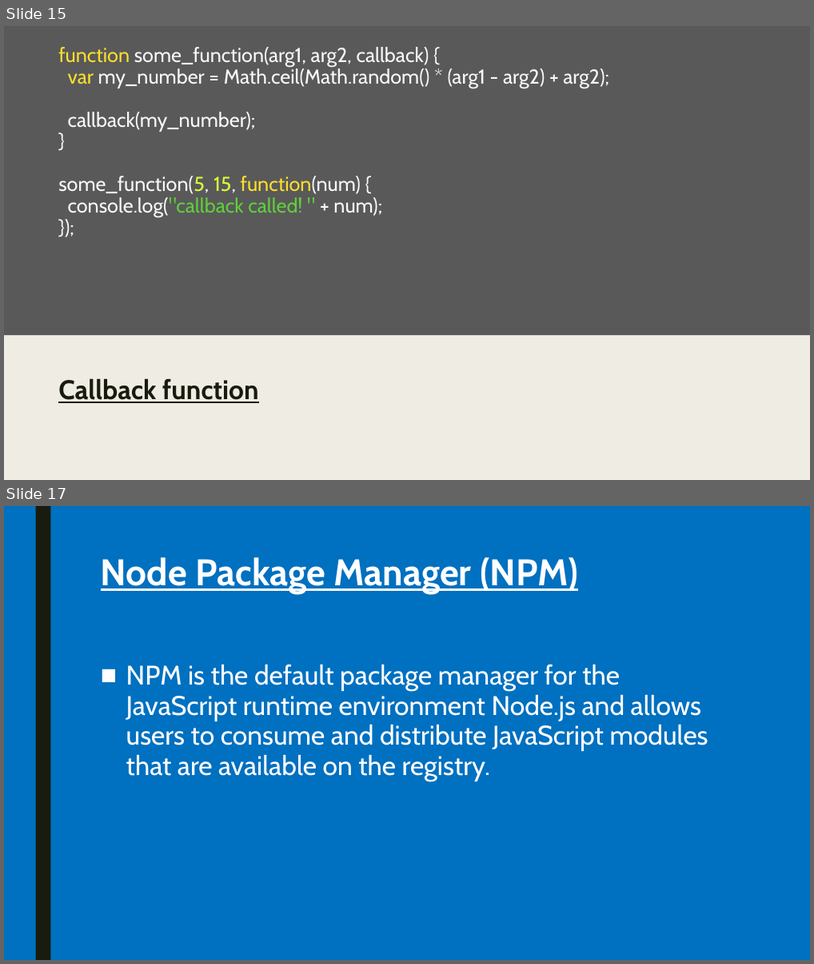
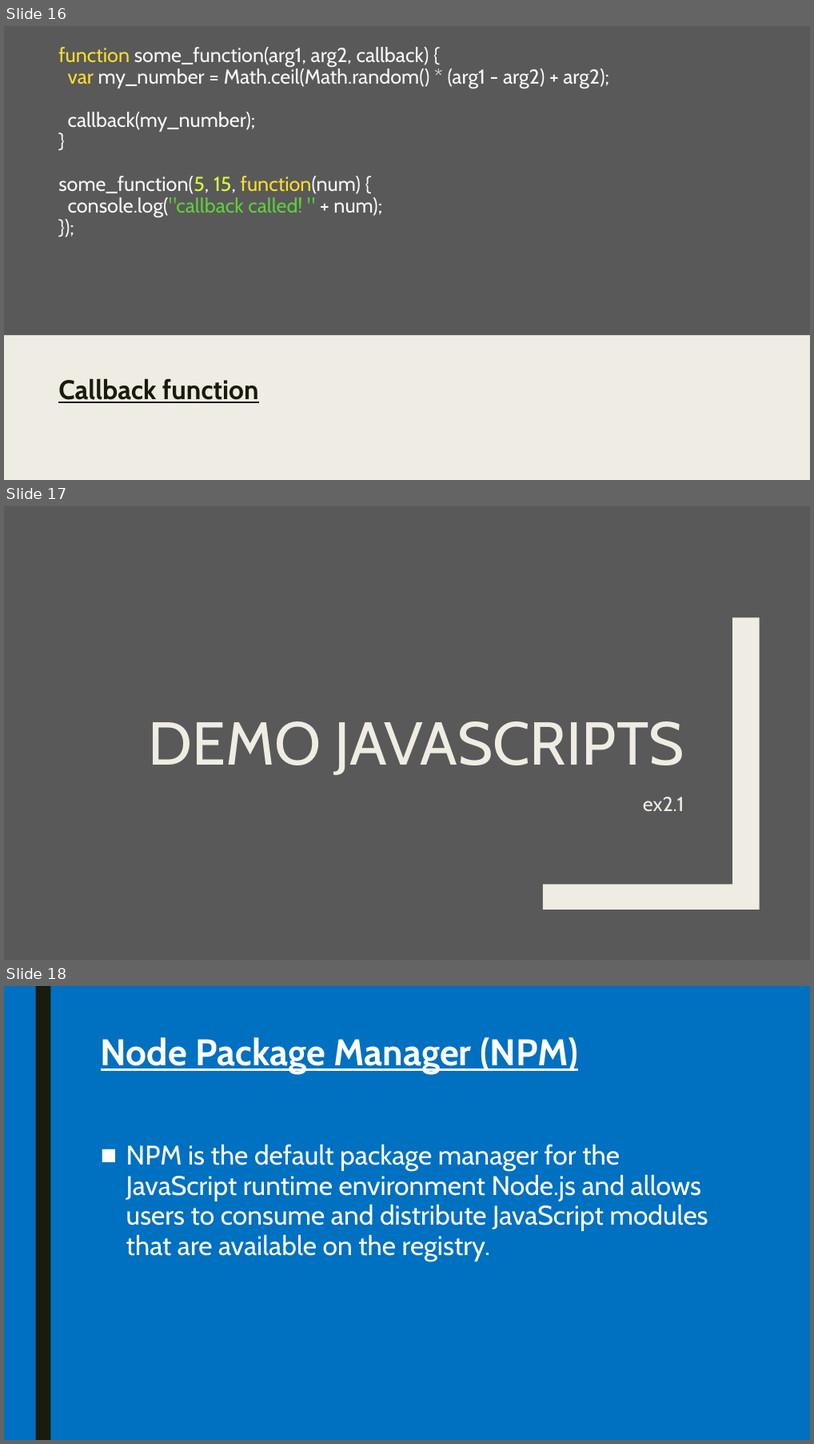
Before and after one commit to pkyurkchiev/mean-stack, a slide deck: presentations/nodeJS.pptx. Shown one above the other, each under a label of ours: slides 15 and 17 before the commit, slides 16, 17 and 18 after it; the slides between them are not shown. The pictures are 814x964 and 814x1444 pixels, drawn with LibreOffice and Linux fonts; fonts in the diff are those of the drawing. Boxes give left, top, right and bottom in pixels: in the first picture for what was removed or moved away, otherwise in the second. Text is boxed around its words. In the diff, an @@ line names an element or a change of style, - is before the commit and + after.

```diff
--- a/presentations/nodeJS.pptx
+++ b/presentations/nodeJS.pptx
@@ slide 17 added at (4, 506, 810, 960), background #595959 @@
@@ freeform shape added at (544, 617, 760, 909), fill #EFEDE3 @@
@@ title added at (149, 721, 684, 775), 72 pt, text #EFEDE3 @@
+DEMO JAVASCRIPTS
@@ text added at (643, 796, 685, 811), 24 pt, text #EFEDE3 @@
+ex2.1
@@ what was slide 15 is now slide 16 @@
@@ what was slide 17 is now slide 18 @@
```
Also in this commit, not shown: 2 slides changed, 1 other slide added, 2 other files.
